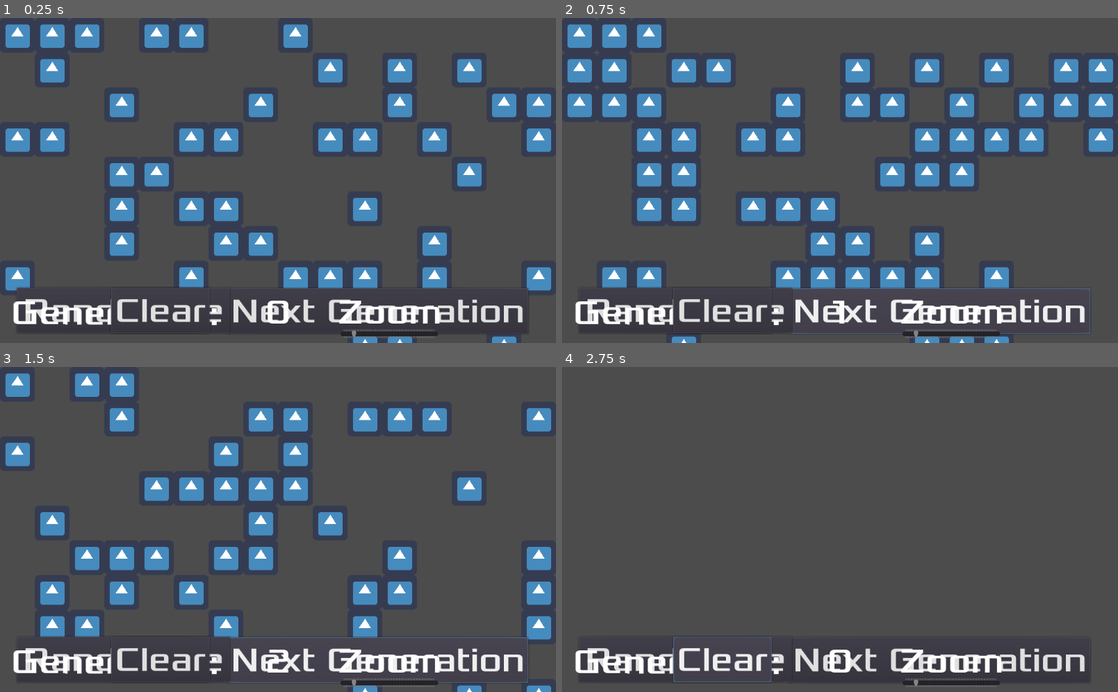
Above: before the commit, frames 1-4 (two rows, left to right).
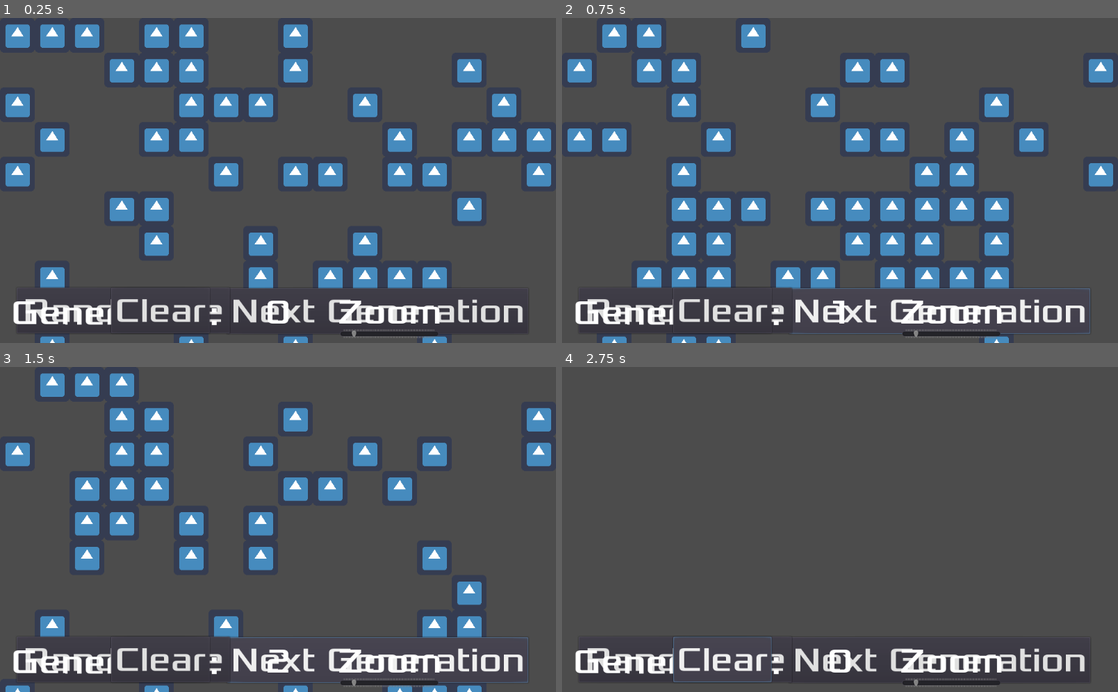
Above: after the commit, the same moments.

Repository: albertomsp/godot-game-of-life
Game: Godot game, scene res://src/Main.tscn
Two runs of this game, one before a commit and one after it. Both use one fixed random seed, a clock stepped at 60 frames per second and the inputs below. The engine's default icon, where the game draws it, is replaced by a stand-in: a white triangle on a blue panel in a dark square.
Inputs:
- Up to frame 1 (0.25 s): no input
- Up to frame 2 (0.75 s): click "Next Generation" at 0.5 s
- Up to frame 3 (1.5 s): click "Next Generation" at 1.25 s
- Up to frame 4 (2.75 s): click "Randomize" at 2 s

The runs differ from the first frame. In frame 1, 16% of the frame differs, in the area x 1-100%, y 12-100%; in frame 2, 18%, in the area x 1-100%, y 1-100%; in frame 3, 15%; in frame 4, nothing differs.

Commit message:
Changing default grid size

Diff:
--- a/src/Main.tscn
+++ b/src/Main.tscn
@@ -35,7 +35,7 @@
 tile_set = SubResource( 1 )
 format = 1
 script = ExtResource( 2 )
-grid_size = Vector2( 100, 80 )
+grid_size = Vector2( 80, 50 )
 
 [node name="HUD" parent="Board" instance=ExtResource( 3 )]
 
